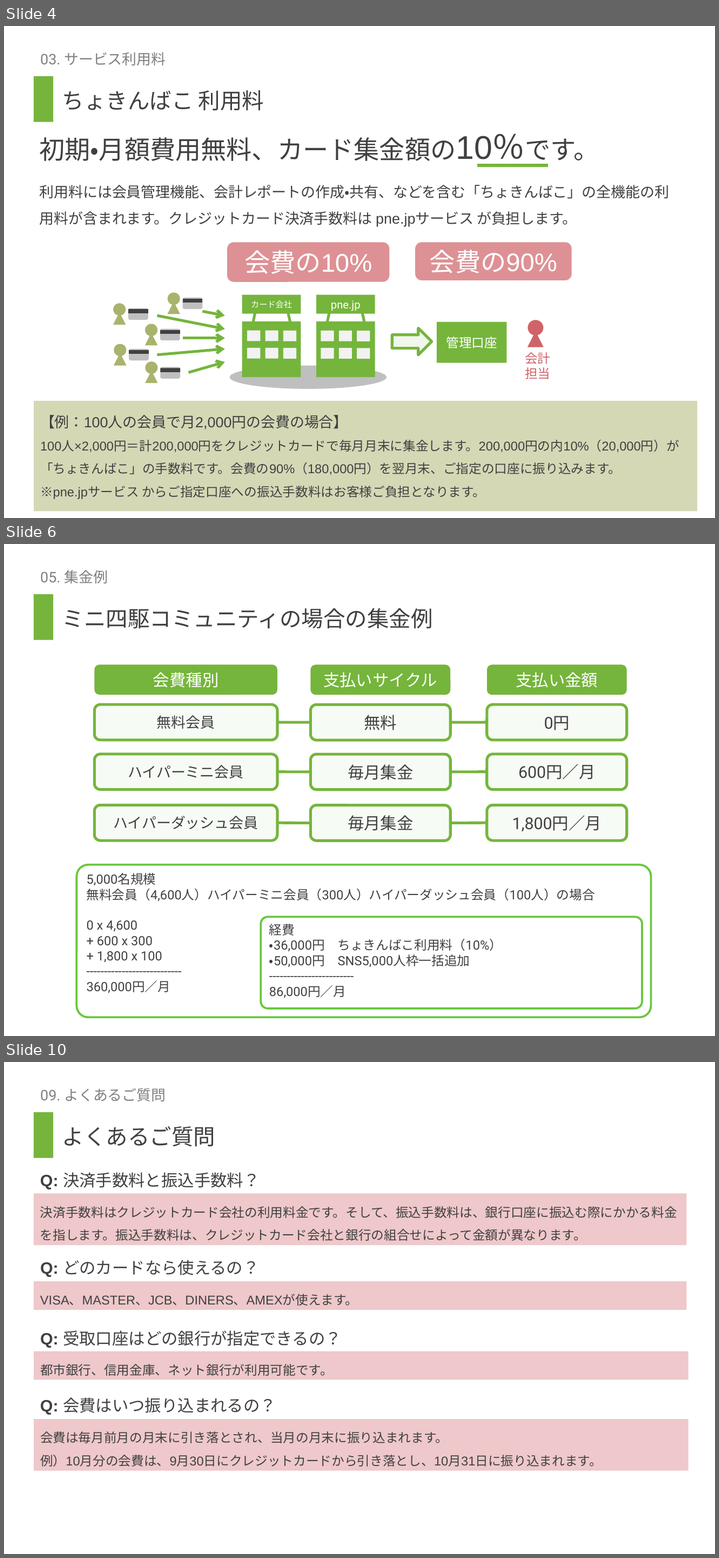
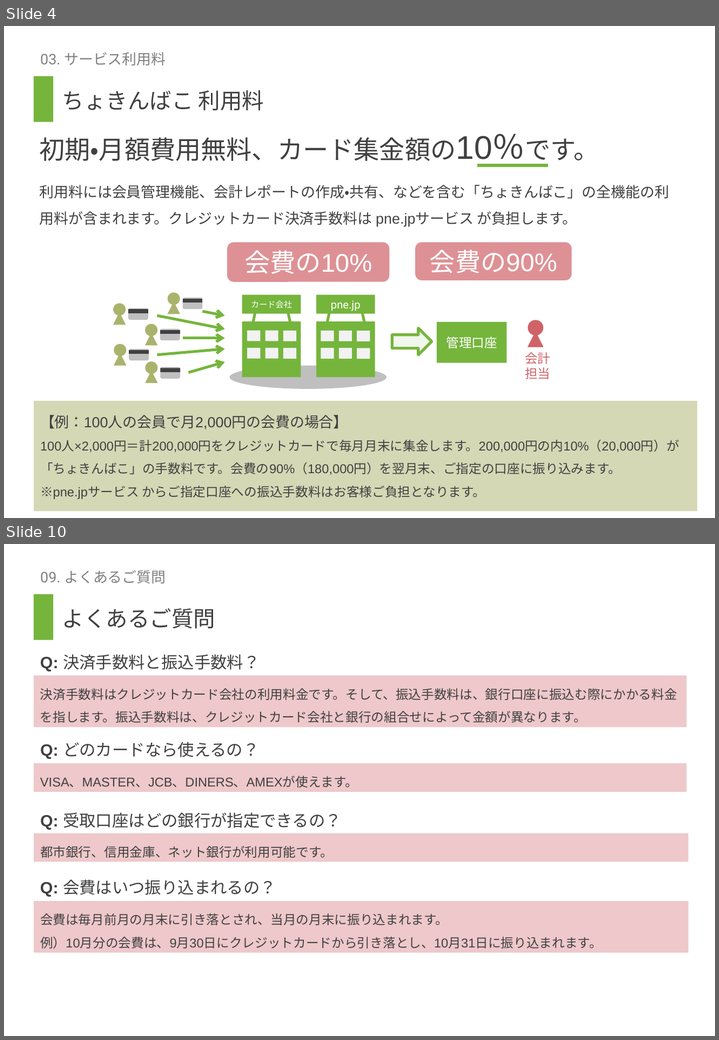
Before and after one commit to nishizoe/PnejpIntroduction, a slide deck: ちょきんばこ紹介_運営者向け.pptx. Shown one above the other, each under a label of ours: slides 4, 6 and 10 before the commit, slides 4 and 10 after it; the slides between them are not shown. The pictures are 719x1558 and 719x1040 pixels, drawn with LibreOffice and Linux fonts; fonts in the diff are those of the drawing. Boxes give left, top, right and bottom in pixels: in the first picture for what was removed or moved away, otherwise in the second. Text is boxed around its words. In the diff, an @@ line names an element or a change of style, - is before the commit and + after.

```diff
--- a/ちょきんばこ紹介_運営者向け.pptx
+++ b/ちょきんばこ紹介_運営者向け.pptx
@@ slide 6 removed at (4,544,715,1036), background #FFFFFF; not listed: 1 template element that a slide beside it also shows @@
@@ title removed at (40,570,108,583) @@
-05. 集金例
@@ text removed at (62,608,433,629) @@
-ミニ四駆コミュニティの場合の集金例
@@ rounded rectangle removed at (95,665,278,695) @@
-会費種別
@@ rounded rectangle removed at (310,665,450,695) @@
-支払いサイクル
@@ rounded rectangle removed at (487,665,627,695) @@
-支払い金額
@@ rounded rectangle removed at (95,705,278,740) @@
-無料会員
@@ rounded rectangle removed at (310,705,450,740) @@
-無料
@@ rounded rectangle removed at (487,705,627,740) @@
-0円
@@ line removed from (278, 723) to (310, 723) @@
@@ line removed from (450, 723) to (487, 723) @@
@@ rounded rectangle removed at (95,754,278,789) @@
-ハイパーミニ会員
@@ rounded rectangle removed at (310,754,450,789) @@
-毎月集金
@@ rounded rectangle removed at (487,754,627,789) @@
-600円／月
@@ line removed from (278, 772) to (310, 772) @@
@@ line removed from (450, 772) to (487, 772) @@
@@ rounded rectangle removed at (95,805,278,840) @@
-ハイパーダッシュ会員
@@ rounded rectangle removed at (310,805,450,840) @@
-毎月集金
@@ rounded rectangle removed at (487,805,627,840) @@
-1,800円／月
@@ line removed from (278, 823) to (310, 823) @@
@@ line removed from (450, 823) to (487, 823) @@
@@ rounded rectangle removed at (77,865,651,1018) @@
-5,000名規模
-無料会員（4,600人）ハイパーミニ会員（300人）ハイパーダッシュ会員（100人）の場合
-0 x 4,600
-+ 600 x 300
-+ 1,800 x 100
----------------------------
-360,000円／月
@@ rounded rectangle removed at (260,917,642,1008) @@
-経費
-・36,000円 ちょきんばこ利用料（10%）
-・50,000円 SNS5,000人枠一括追加
-------------------------
-86,000円／月
```
Also in this commit, not shown: 3 slides changed, 2 slides added, 1 other slide removed.
